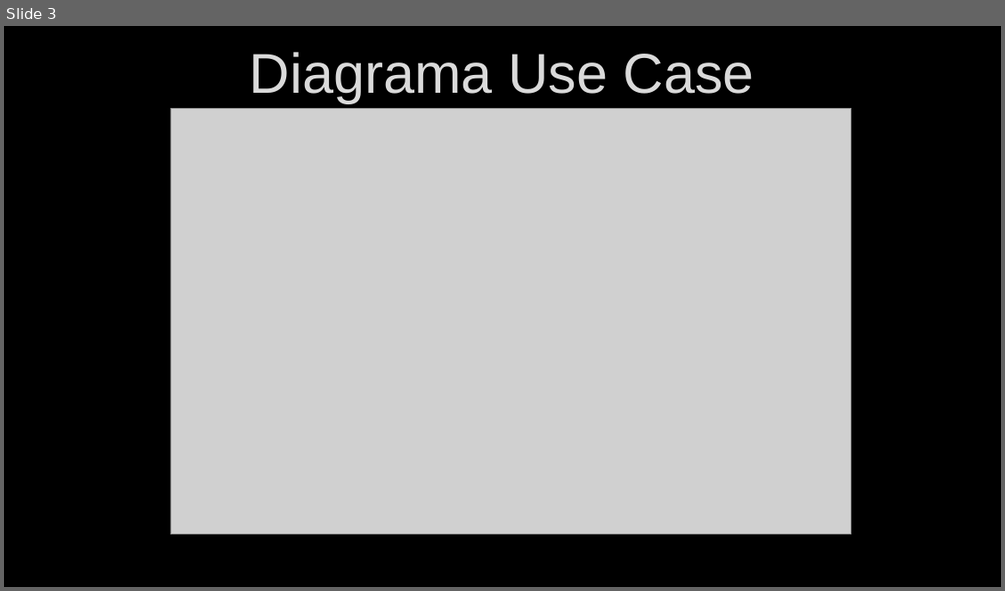
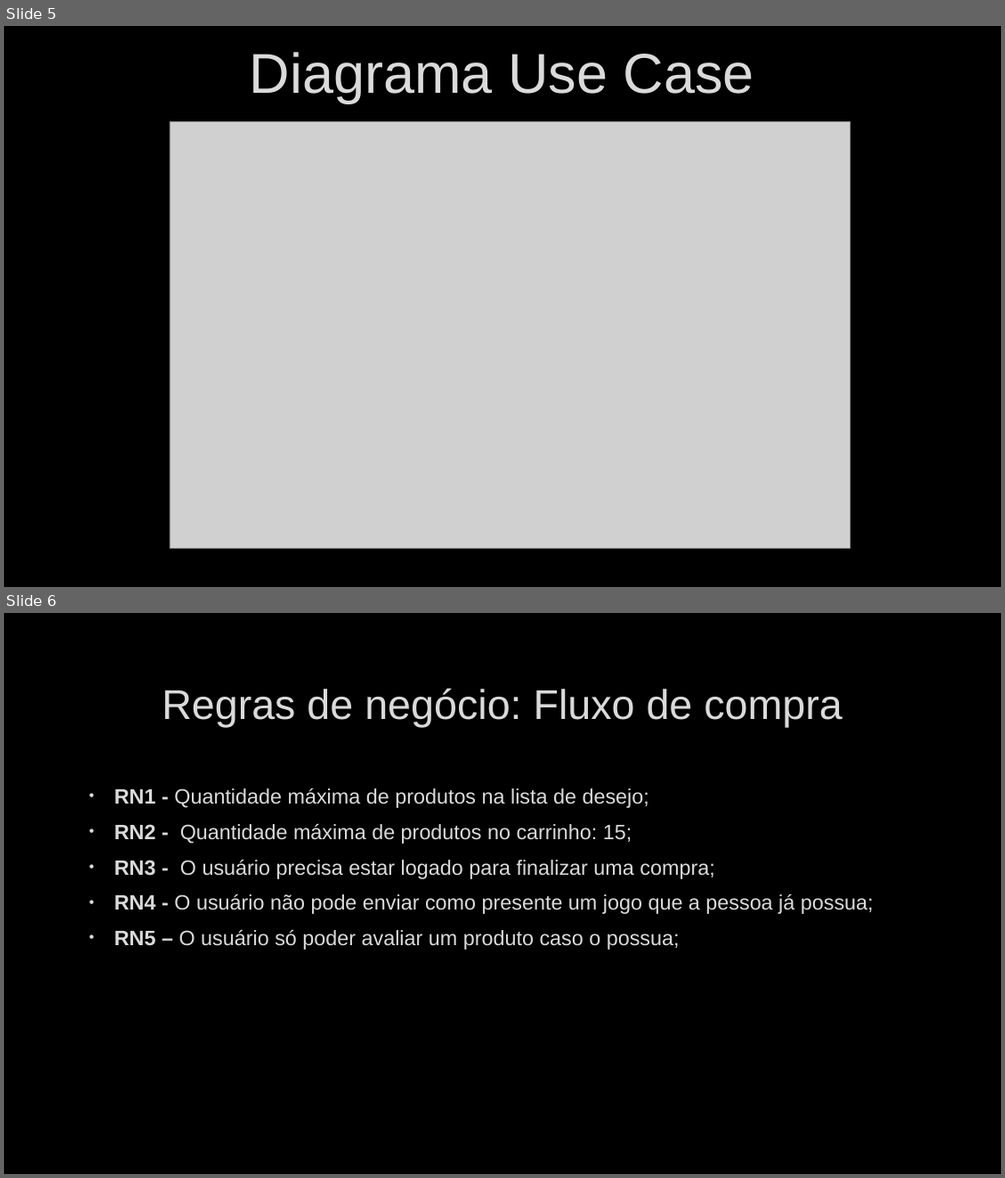
Before and after one commit to ThomazSato/UP-ADS, a slide deck: apresentação aps.pptx. Shown one above the other, each under a label of ours: slide 3 before the commit, slides 5 and 6 after it. The pictures are 1005x591 and 1005x1178 pixels, drawn with LibreOffice and Linux fonts; fonts in the diff are those of the drawing; grey boxes stand for pictures; background and template pictures are left out. Boxes give left, top, right and bottom in pixels: in the first picture for what was removed or moved away, otherwise in the second. Text is boxed around its words. In the diff, an @@ line names an element or a change of style, - is before the commit and + after.

```diff
--- a/apresentação aps.pptx
+++ b/apresentação aps.pptx
@@ slide 6 added at bbox=[4, 613, 1001, 1174], background picture (left out) @@
@@ title added at bbox=[162, 688, 842, 727], 40 pt, text #DADADA @@
+Regras de negócio: Fluxo de compra
@@ text added at bbox=[114, 787, 874, 949], 20 pt, text #DADADA @@
+• RN1 - Quantidade máxima de produtos na lista de desejo;
+• RN2 - Quantidade máxima de produtos no carrinho: 15;
+• RN3 - O usuário precisa estar logado para finalizar uma compra;
+• RN4 - O usuário não pode enviar como presente um jogo que a pessoa já possua;
+• RN5 – O usuário só poder avaliar um produto caso o possua;
@@ what was slide 3 is now slide 5 @@
@@ slide 5 changed as well @@
@@ picture: place and size @@
-picture at bbox=[170, 108, 851, 534]
+picture at bbox=[170, 122, 850, 548]
```
Also in this commit, not shown: 3 other slides changed, 1 other slide added.
